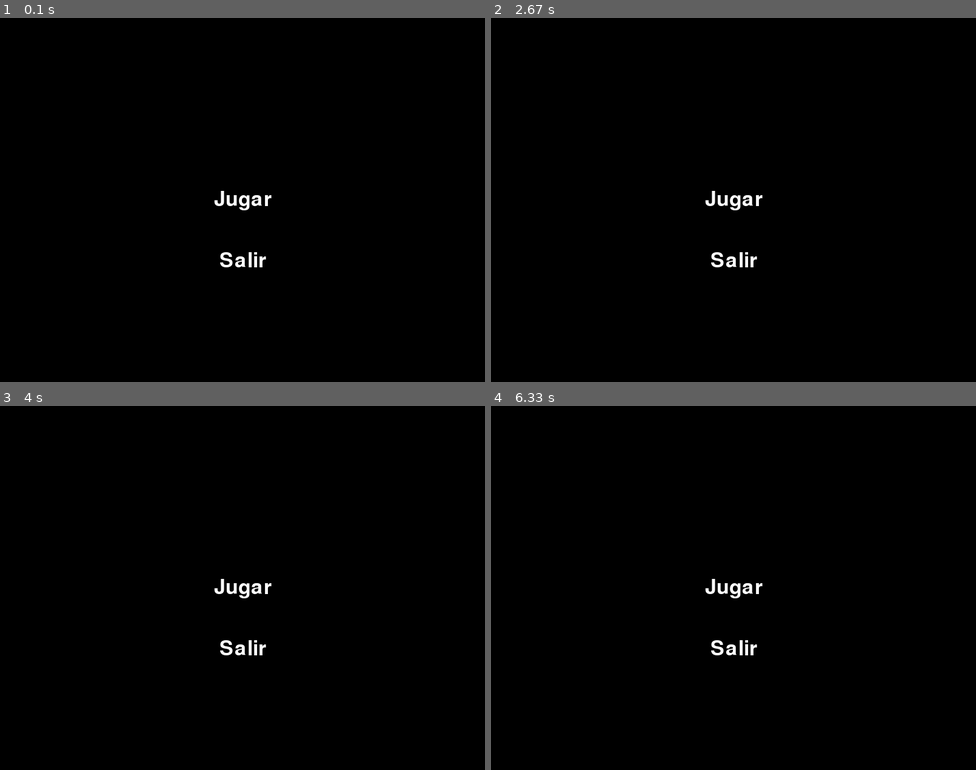
Above: before the commit, frames 1-4 (two rows, left to right).
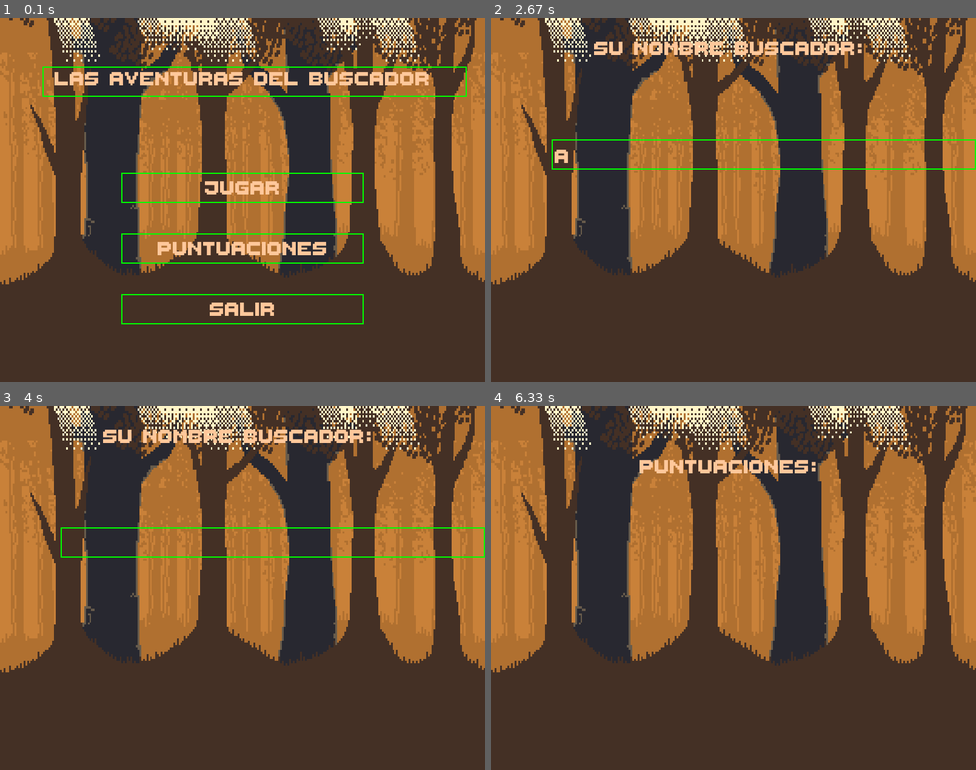
Above: after the commit, the same moments.

Repository: juan-amarilla/juego_pygame
Game: pygame game, started from iniciar_juego.py
Same seed, same stepped clock (60 frames per second), same inputs: the game is played once before the commit and once after it.
Inputs (mouse positions are in pixels of both pictures, inside the frame that each line leads up to):
- Up to frame 1 (0.1 s): no input
- Up to frame 2 (2.67 s): click (733, 200) at 0.43 s; tap Enter at 0.67 s; click (733, 247) at 1.12 s, where only the run after the commit has a clickable "Puntuaciones"; hold Esc 1.37-1.83 s; click (733, 189) at 2.23 s, where only the run after the commit has a clickable "Jugar"; type "a" at 2.57 s
- Up to frame 3 (4 s): type "nn" at 2.67 s; tap Enter at 2.9 s; click (242, 577) at 3.17 s, where only the run after the commit has a clickable "Jugar"; tap Backspace at 3.45 s
- Up to frame 4 (6.33 s): tap Enter at 4.33, 5.07, 5.37 s; click (733, 577) at 4.77 s, where only the run after the commit has a clickable "Jugar"; click (733, 635) at 6.07 s, where only the run after the commit has a clickable "Puntuaciones"

The runs differ from the first frame. In frame 1, 100% of the frame differs, in the area x 0-100%, y 0-100%; in frame 2, 100%; in frame 3, 100%; in frame 4, 100%.

Commit message:
menu agregado

Diff:
--- /dev/null
+++ b/ciclo_principal.py
@@ -0,0 +1,124 @@
+from funciones_archivos import (pygame, SONIDO_TECLADO_MENU, leer_archivo, colocar_fondo, colocar_texto,
+COLORES, agregar_jugador)
+import random
+from funciones_menu import (ajustar, colocar_rectangulo, PANTALLA, colocar_opciones,
+iniciar_con_musica, colocar_titulo)
+
+def eleccion(opcion: int, fuente, ejecutar: bool) -> bool:
+    """
+    Elegis una opcion
+
+    Args:
+    opcion(int)
+    fuente(font)
+    ejecutar(bool)
+
+    Returns:
+    Retorna True si sigue iterando o False si deja de iterar
+    """
+
+    if opcion == 0:
+        SONIDO_TECLADO_MENU.play()
+        nombre = ingresar_nombre(fuente)
+        #jugar(nombre)
+        ajustar(-1)
+
+    elif opcion == 1:
+        SONIDO_TECLADO_MENU.play()
+        leer_archivo("puntuaciones.txt", ejecutar, fuente, 200, 50)
+
+    elif opcion == 2:
+        SONIDO_TECLADO_MENU.play()
+        ejecutar = False
+
+    return ejecutar
+
+def menu(ejecutar: bool, fuente, titulo: str):
+    """
+    Te muestra un menu
+
+    Args:
+    ejecutar(bool)
+    fuente(font)
+    titulo(str)
+
+    Returns:
+    Returna True si sigue iterando o False si deja de iterar
+    """
+
+    ajustar(-1)
+
+    while ejecutar:
+
+        for evento in pygame.event.get():
+
+            if evento.type == pygame.QUIT:
+                ejecutar = False
+
+
+            elif evento.type == pygame.MOUSEBUTTONDOWN:
+
+                if evento.button == 1:
+                    x, y = evento.pos
+
+                    for i, rectangulo in enumerate(rectangulos):
+
+                        if rectangulo.collidepoint(x, y):
+                            ejecutar = eleccion(i, fuente, ejecutar)
+
+        colocar_fondo()
+        colocar_rectangulo(70, 80, 700, 50)
+        colocar_texto(fuente, titulo, 400, 100)
+        rectangulos = colocar_opciones(fuente)
+        pygame.display.flip()
+        pygame.time.Clock().tick(5)
+
+    return ejecutar
+
+def ingresar_nombre(fuente):
+    """
+    Ingresas un nombre
+
+    Args:
+    fuente(font)
+
+    Returns:
+    Returna True si sigue iterando o False si deja de iterar
+    """
+
+    nombre = ""
+    ejecutar = True
+
+    while ejecutar:
+
+        colocar_fondo()
+
+        for evento in pygame.event.get():
+
+            if evento.type == pygame.QUIT:
+                ejecutar = False
+
+            elif evento.type == pygame.KEYDOWN:
+
+                if evento.key == pygame.K_RETURN:
+                        SONIDO_TECLADO_MENU.play()
+                        ejecutar = False
+
+                elif evento.key == pygame.K_BACKSPACE:
+                        SONIDO_TECLADO_MENU.play()
+                        nombre = nombre[:-1]
+
+                elif len(nombre) <= 12:
+                    SONIDO_TECLADO_MENU.play()
+                    nombre += evento.unicode
+
+        colocar_texto(fuente, "Su nombre buscador: ", 400, 50)
+        rectangulo = pygame.Rect(100, 200, 700, 50)
+        pygame.draw.rect(PANTALLA, COLORES["COLOR_RECTANGULO"], rectangulo, 2)
+
+        nombre_a_colocar = fuente.render(nombre, True, COLORES["COLOR_TEXTO"])
+        PANTALLA.blit(nombre_a_colocar, (rectangulo.x + 5, rectangulo.y + 5))
+
+        pygame.display.flip()
+
+    return nombre
--- a/constantes.py
+++ b/constantes.py
@@ -1,6 +1,21 @@
-COLOR_FONDO = (0, 0, 0)
-COLOR_TEXTO = (255, 255, 255)
-COLOR_SELECCIONADO = (255, 0, 0)
-COLOR_PERSONAJE = (0, 255, 0)
+import pygame
 
-OPCIONES = ("Jugar", "Salir")
+pygame.mixer.init()
+PANTALLA = pygame.display.set_mode((800, 600))
+POSICION = 100
+VERTICAL = 255
+SONIDO_TECLADO_MENU = pygame.mixer.Sound("sonidos/sonido.ogg")
+OPCIONES = ("Jugar", "Puntuaciones", "Salir")
+
+
+COLORES = {
+    "COLOR_TEXTO": (255, 200, 155),
+    "COLOR_RECTANGULO": (0, 255, 0)
+}
+
+IMAGENES = {
+    "PRIMER": pygame.transform.scale(pygame.image.load("imagenes/imagen_menu/uno.png"), (800, 600)),
+    "SEGUNDO": pygame.transform.scale(pygame.image.load("imagenes/imagen_menu/dos.png"), (800, 600)),
+    "TERCER": pygame.transform.scale(pygame.image.load("imagenes/imagen_menu/tres.png"), (800, 600)),
+    "CUARTO": pygame.transform.scale(pygame.image.load("imagenes/imagen_menu/cuatro.png"), (800, 600))
+}
--- a/funciones.py
+++ /dev/null
@@ -1,78 +0,0 @@
-import pygame
-from constantes import *
-
-def iniciar() -> None:
-    """
-    Descripcion
-
-    Args:
-    None
-
-    Returns:
-    None
-    """
-
-    pygame.init()
-
-def colocar_titulo(titulo):
-
-    pygame.display.set_caption(titulo)
-
-def menu(fuente, ejecutar):
-
-    for evento in pygame.event.get():
-
-        if evento.type == pygame.QUIT:
-            ejecutar = False
-
-        elif evento.type == pygame.MOUSEBUTTONDOWN:
-
-            if evento.button == 1:
-
-                x, y = evento.pos
-
-                for i, opcion in enumerate(OPCIONES):
-
-                    texto = fuente.render(opcion, True, COLOR_TEXTO)
-                    texto_rectangulo = texto.get_rect(center=(400, 300 + i * 100))
-
-                    #rango de cuando el usuario hace click y es en ese rango de unos de los botones hace tal cosa
-                    if texto_rectangulo.collidepoint(x, y):
-
-                        if i == 0:
-                            jugar()
-
-                        elif i == 1:
-                            ejecutar = False
-
-    return ejecutar
-
-def jugar():
-    #logica
-    #personajes, animacion y imagenes de fondo
-
-    x, y = 400, 300
-    velocidad_x = 5
-    velocidad_y = 0
-    gravedad = 1
-    salto = False
-
-    ejecutando = True
-
-    while ejecutando:
-
-        for evento in pygame.event.get():
-            print("as")
-
-
-def colocar_opciones(fuente, pantalla):
-
-    for i, opcion in enumerate(OPCIONES):
-
-        if i == opcion:
-            texto = fuente.render(opcion, True, COLOR_SELECCIONADO)
-
-        else:
-            texto = fuente.render(opcion, True, COLOR_TEXTO)
-
-        pantalla.blit(texto, (400 - texto.get_width() // 2, 300 + i * 100 - texto.get_height() // 2))
--- /dev/null
+++ b/funciones_archivos.py
@@ -0,0 +1,60 @@
+from constantes import (pygame, SONIDO_TECLADO_MENU, COLORES, PANTALLA)
+from funciones_menu import (colocar_fondo, colocar_texto)
+
+def leer_archivo(ruta: str, ejecutar: bool, fuente, vertical: int, posicion: int) -> None:
+    """
+    Lee el archivo
+
+    Args:
+    ruta(str)
+    ejecutar(bool)
+    fuente(font)
+    vertical(int)
+    posicion(int)
+
+    Returns:
+    None
+    """
+
+    with open(ruta, "r", encoding="utf-8") as archivo:
+        lineas = archivo.readlines()
+
+    while ejecutar:
+
+        colocar_fondo()
+        colocar_texto(fuente, "Puntuaciones: ", 400, 100)
+
+        for evento in pygame.event.get():
+
+            if evento.type == pygame.QUIT:
+                ejecutar = False
+
+            elif evento.type == pygame.KEYDOWN:
+
+                if evento.key == pygame.K_ESCAPE:
+                    SONIDO_TECLADO_MENU.play()
+                    ejecutar = False
+
+        for indice, linea in enumerate(lineas):
+            texto = fuente.render(linea.strip(), True, COLORES["COLOR_TEXTO"])
+            PANTALLA.blit(texto, (400 - texto.get_width() // 2, vertical +  indice * posicion - texto.get_height() // 2))
+
+        pygame.display.flip()
+        pygame.time.Clock().tick(60)
+
+    return ejecutar
+
+def agregar_jugador(ruta: str, jugador: str) -> None:
+    """
+    Agrega un jugador con su puntuacion en el archivo ya elegido
+
+    Args:
+    ruta(str)
+    jugador(str)
+
+    Returns:
+    None
+    """
+
+    with open(ruta, "a", encoding="utf-8") as archivo:
+        archivo.write(jugador + "\n")
--- /dev/null
+++ b/funciones_menu.py
@@ -0,0 +1,135 @@
+from constantes import (pygame, COLORES, PANTALLA, OPCIONES, VERTICAL, POSICION, IMAGENES)
+
+def iniciar_con_musica(ruta: str) -> None:
+    """
+    Inicias la aplicacion con una musica elegida
+
+    Args:
+    ruta(str)
+
+    Returns:
+    None
+    """
+
+    pygame.init()
+    pygame.mixer.music.load(ruta)
+
+
+def colocar_titulo(titulo: str) -> str:
+    """
+    Colocas un titulo a la aplicacion
+
+    Args:
+    titulo(str)
+
+    Returns:
+    None
+    """
+
+    pygame.display.set_caption(titulo)
+
+    return titulo
+
+def ajustar(ajustado: int) -> None:
+    """
+    Ajustas el volumen de la musica
+
+    Args:
+    ajustado(int)
+
+    Returns:
+    None
+    """
+
+    pygame.mixer.music.play(ajustado)
+
+
+def renderizar(fuente, texto: str) -> str:
+    """
+    Renderizas un texto
+
+    Args:
+    fuente(font)
+    texto(str)
+
+    Returns:
+    Retornas un texto renderizado
+    """
+
+    resultado = fuente.render(texto, True, COLORES["COLOR_TEXTO"])
+
+    return resultado
+
+def colocar_texto(fuente, texto: str, x: int, y: int) -> None:
+    """
+    Coloca texto en la posicion indicada(x, y)
+
+    Args:
+    fuente(font)
+    texto(str)
+    x(int)
+    y(int)
+
+    Returns:
+    None
+    """
+
+    resultado = renderizar(fuente, texto)
+    PANTALLA.blit(resultado, (x - resultado.get_width() // 2, y - resultado.get_height() // 2))
+
+def colocar_rectangulo(x: int, y: int, ancho: int, altura: int) -> None:
+    """
+    Coloca un rentangulo en la posicion indicada(x, y), ademas con su ancho y altura
+
+    Args:
+    x(int)
+    y(int)
+    ancho(int)
+    altura(int)
+
+    Returns:
+    None
+    """
+
+    rectangulo = pygame.Rect(x, y, ancho, altura)
+    pygame.draw.rect(PANTALLA, COLORES["COLOR_RECTANGULO"], rectangulo, 2)
+
+def colocar_opciones(fuente):
+    """
+    Coloca varias opciones en formato menu
+
+    Args:
+    fuente(font)
+
+    Returns:
+    Retorna cierta cantidad de rectangulos
+    """
+
+    rectangulos = []
+
+    for i, opcion in enumerate(OPCIONES):
+
+        rectangulo = pygame.Rect(200, VERTICAL + i * POSICION, 400, 50)
+        pygame.draw.rect(PANTALLA, COLORES["COLOR_RECTANGULO"], rectangulo, 2)
+
+        colocar_texto(fuente, opcion, rectangulo.centerx, rectangulo.centery)
+
+        rectangulos.append(rectangulo)
+
+    return rectangulos
+
+def colocar_fondo() -> None:
+    """
+    Coloca el fondo de menu
+
+    Args:
+    None
+
+    Returns:
+    None
+    """
+
+    PANTALLA.blit(IMAGENES["PRIMER"], (0, 0))
+    PANTALLA.blit(IMAGENES["SEGUNDO"], (0, 0))
+    PANTALLA.blit(IMAGENES["TERCER"], (0, 0))
+    PANTALLA.blit(IMAGENES["CUARTO"], (0, -180))
--- a/iniciar_juego.py
+++ b/iniciar_juego.py
@@ -1,13 +1,10 @@
-import pygame
-from funciones import *
-from constantes import *
+from ciclo_principal import (pygame, iniciar_con_musica, colocar_titulo, menu)
 
-iniciar()
+iniciar_con_musica("musica/musica_menu/ambient 9.mp3")
 
-pantalla = pygame.display.set_mode((800, 600))
-colocar_titulo("el juego")
+fuente = pygame.font.Font("fuentes/pixel.ttf", 50)
 
-fuente = pygame.font.Font(None, 50)
+titulo = colocar_titulo("Las aventuras del buscador")
 
 opcion = 0
 
@@ -15,10 +12,4 @@
 
 while ejecutar:
 
-    ejecutar = menu(fuente, ejecutar)
-
-    pantalla.fill(COLOR_FONDO)
-
-    colocar_opciones(fuente, pantalla)
-
-    pygame.display.flip()
+    ejecutar = menu(ejecutar, fuente, titulo)
Binary file added: fuentes/pixel.ttf
Empty file added: funciones_jugando.py
Not shown, added: imagenes/imagen_menu/Default-1.svg
Not shown, added: imagenes/imagen_menu/Default.svg
Not shown, added: imagenes/imagen_menu/Hover-1.svg
Not shown, added: imagenes/imagen_menu/Hover.svg
Binary file added: imagenes/imagen_menu/animacion_1.png
Binary file added: imagenes/imagen_menu/animacion_2.png
Binary file added: imagenes/imagen_menu/cuatro.png
Binary file added: imagenes/imagen_menu/dos.png
Binary file added: imagenes/imagen_menu/fondo.png
Binary file added: imagenes/imagen_menu/tres.png
(and 13 more such lines)
